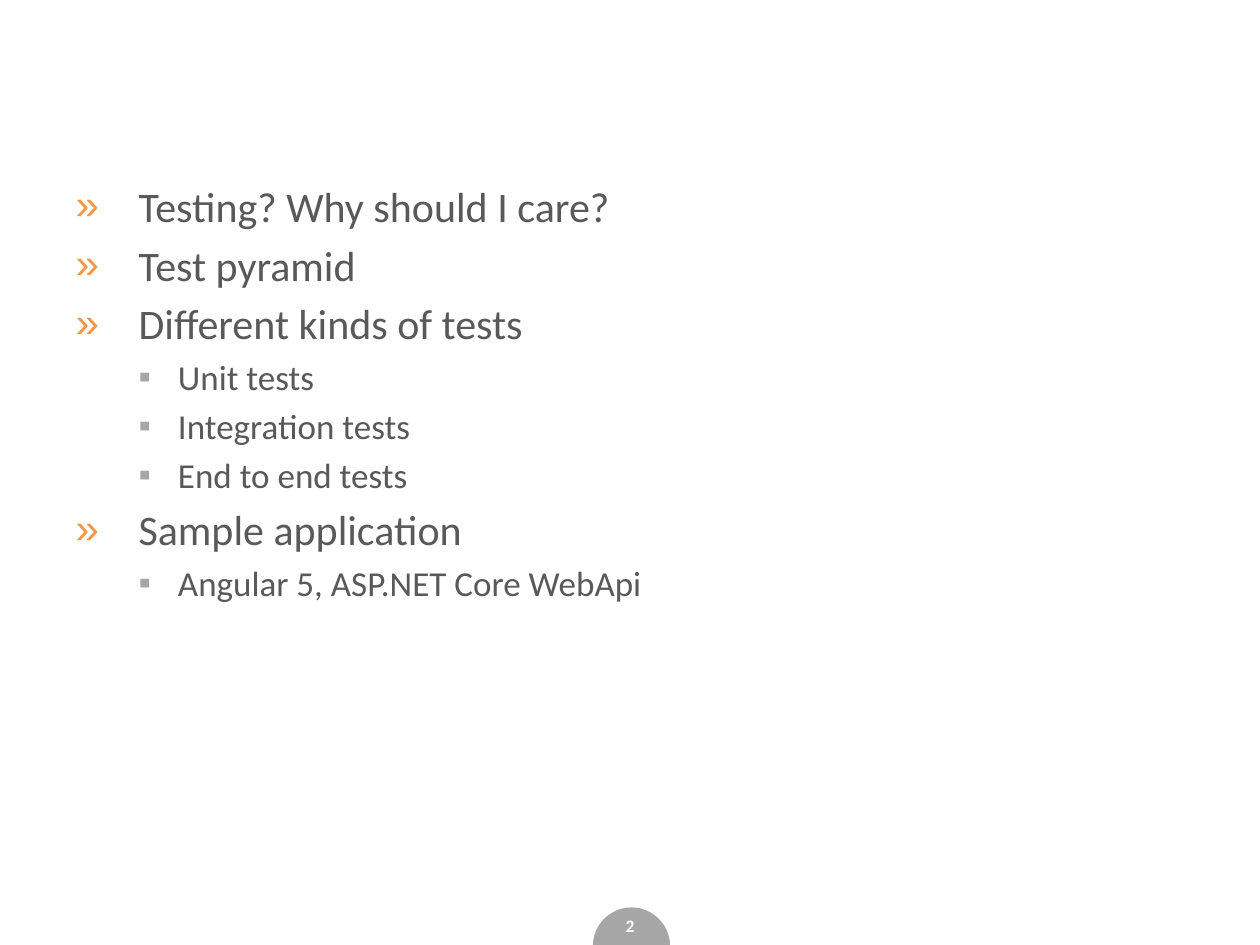
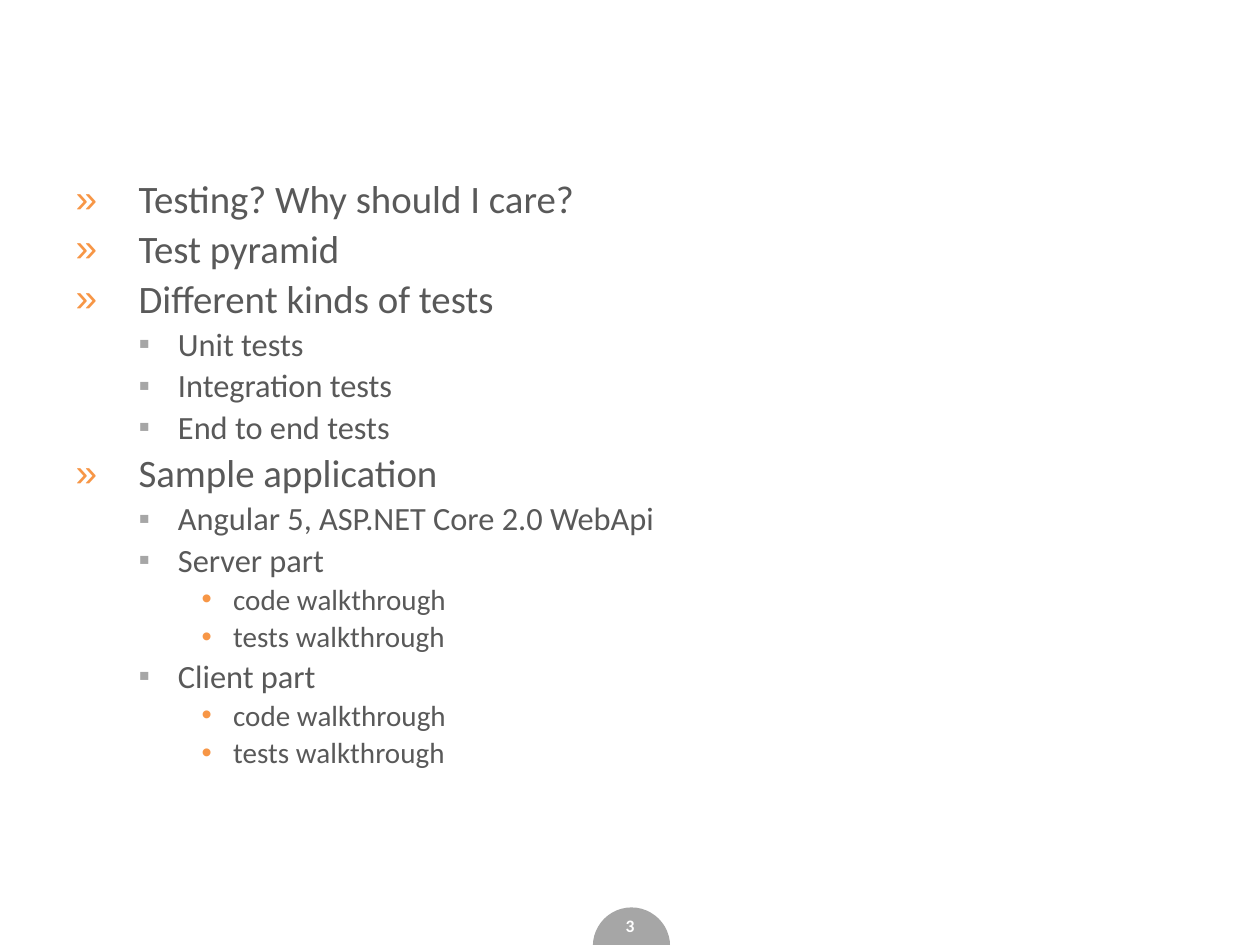
Before and after one commit to Katulus/WebApplictionTestingExample, a slide deck: slide 3 of slides.pptx (slide 2 before the commit). Drawn at 1260x945 pixels with LibreOffice and Linux fonts; fonts in the diff are those of the drawing; background and template pictures are left out. Boxes give left, top, right and bottom in pixels: in the first picture for what was removed or moved away, otherwise in the second. Text is boxed around its words. In the diff, an @@ line names an element or a change of style, - is before the commit and + after.

```diff
--- a/slides.pptx
+++ b/slides.pptx
@@ text at (139, 186, 574, 494): size 24 to 22.2 pt in "Testing? Why should I care?", "Test pyramid", "Different kinds of tests", "Sample application"; size 20 to 18.5 pt in "Unit tests", "Integration tests", "End to end tests"; line spacing 1 to 0.9 @@
@@ text at (178, 507, 654, 768): text changed; size 20 to 16.6 pt @@
-  ▪ Angular 5, ASP.NET Core WebApi
+  ▪ Angular 5, ASP.NET Core 2.0 WebApi
+  ▪ Server part
+    • code walkthrough
+    • tests walkthrough
+  ▪ Client part
+    • code walkthrough
+    • tests walkthrough
@@ page number at (626, 921, 635, 932): text changed @@
-2
+3
```
Also in this commit, not shown: 5 other slides changed, 1 slide added, 5 other files.
